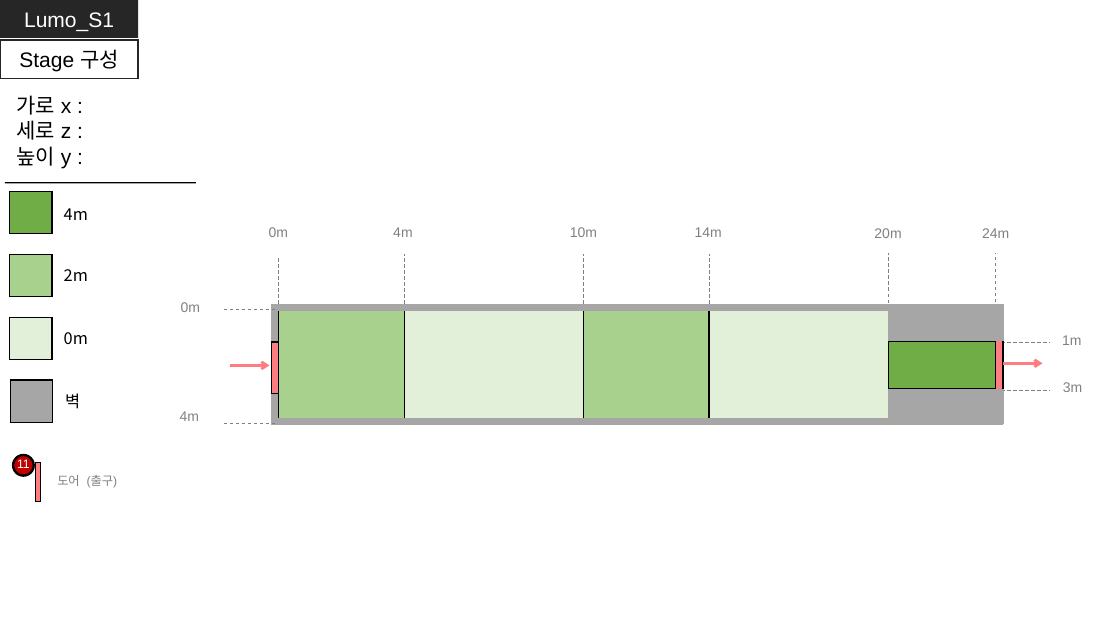
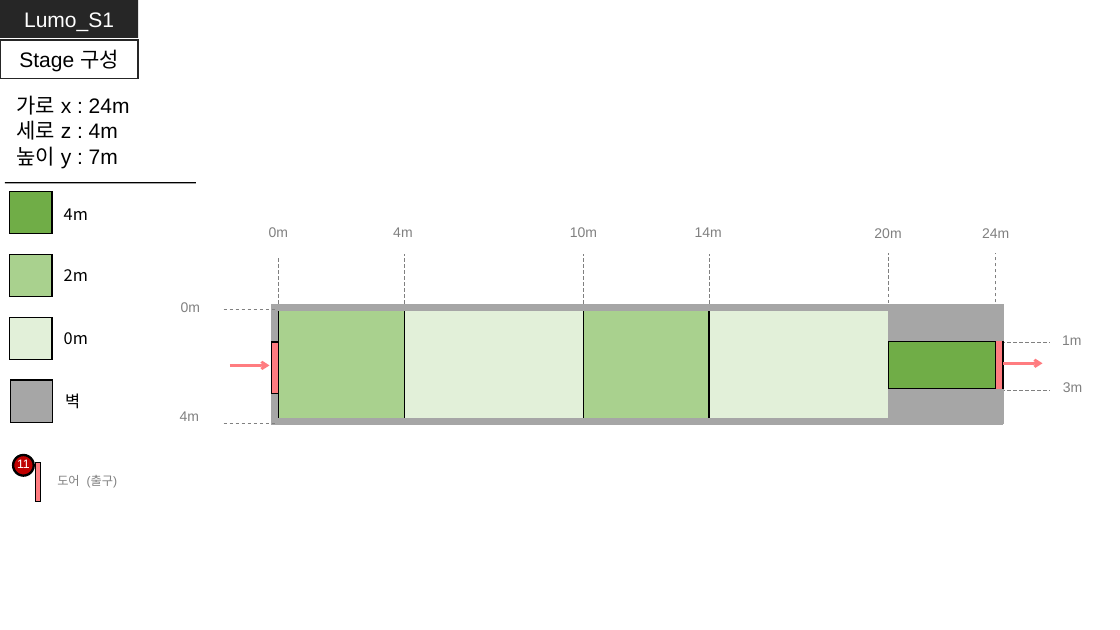
Before and after one commit to GGMGangsterHamster/GangsterHamster, a slide deck: slide 1 of Documents/Lumo_Stage - Nam.pptx. Drawn at 1120x630 pixels with LibreOffice and Linux fonts; fonts in the diff are those of the drawing. Boxes give left, top, right and bottom in pixels: in the first picture for what was removed or moved away, otherwise in the second. Text is boxed around its words. In the diff, an @@ line names an element or a change of style, - is before the commit and + after.

```diff
--- a/Documents/Lumo_Stage - Nam.pptx
+++ b/Documents/Lumo_Stage - Nam.pptx
@@ text at [16,95,130,168]: text changed @@
-가로 x :
-세로 z :
-높이 y :
+가로 x : 24m
+세로 z : 4m
+높이 y : 7m
```
Also in this commit, not shown: 3 other slides changed.
